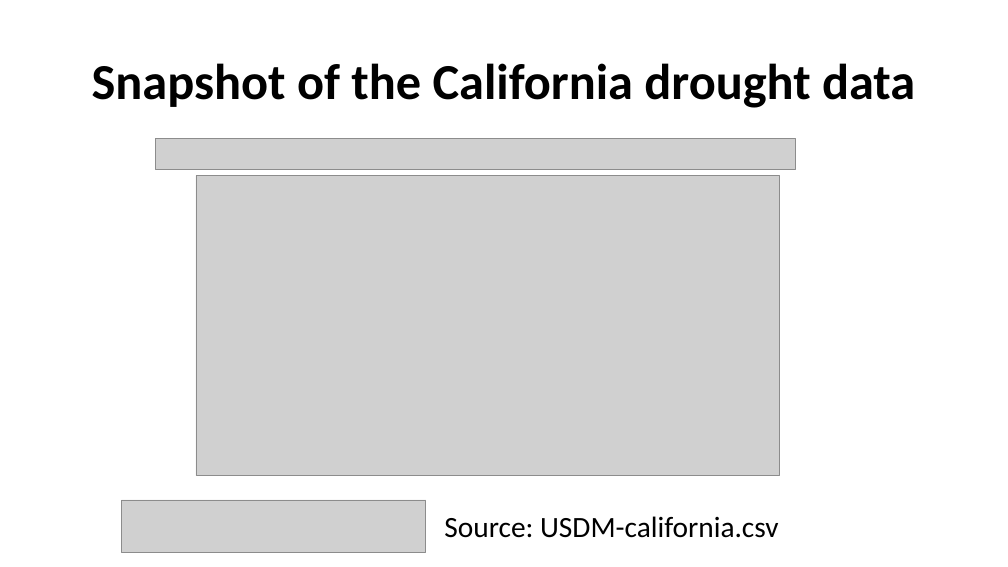
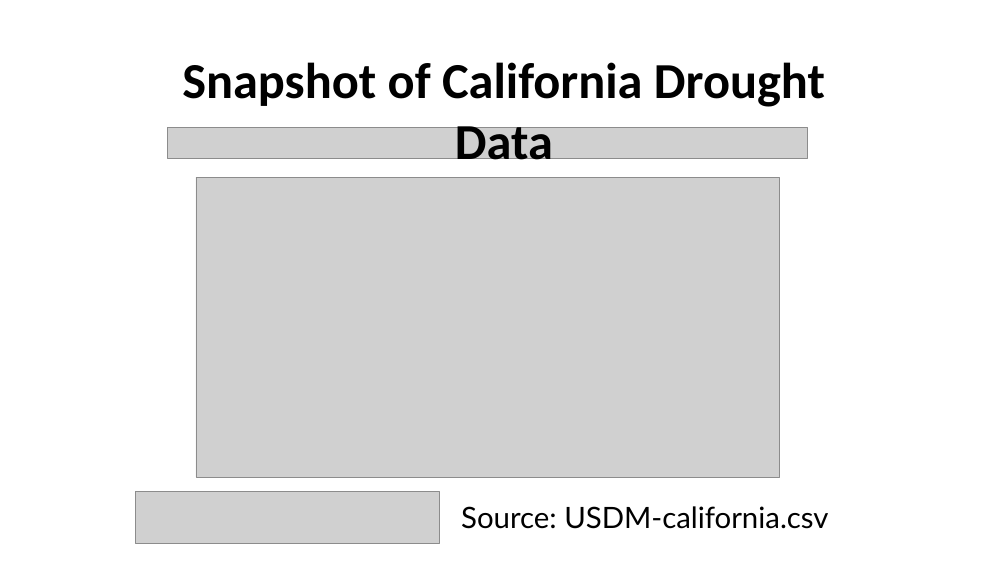
Before and after one commit to ErinBuday/California_Wildfires, a slide deck: slide 8 of Project3_CA_WildFires.pptx (slide 7 before the commit). Drawn at 1008x567 pixels with LibreOffice and Linux fonts; fonts in the diff are those of the drawing; grey boxes stand for pictures. Boxes give left, top, right and bottom in pixels: in the first picture for what was removed or moved away, otherwise in the second. Text is boxed around its words. In the diff, an @@ line names an element or a change of style, - is before the commit and + after.

```diff
--- a/Project3_CA_WildFires.pptx
+++ b/Project3_CA_WildFires.pptx
@@ text at <box>182,62,825,170</box>: text changed @@
-Snapshot of the California drought data
+Snapshot of California Drought Data
@@ picture: place and size @@
-picture at <box>156,139,796,170</box>
+picture at <box>168,128,808,159</box>
@@ picture: place and size @@
-picture at <box>122,500,426,552</box>
+picture at <box>135,492,439,544</box>
@@ text "Source: USDM-california.csv": place and size @@
-text "Source: USDM-california.csv" at <box>444,516,779,538</box>
+text "Source: USDM-california.csv" at <box>461,506,828,529</box>
@@ text "Source: USDM-california.csv" at <box>461,506,828,529</box>: font Calibri to Lato @@
```
Also in this commit, not shown: 4 other slides changed, 5 slides added, 6 slides removed.
